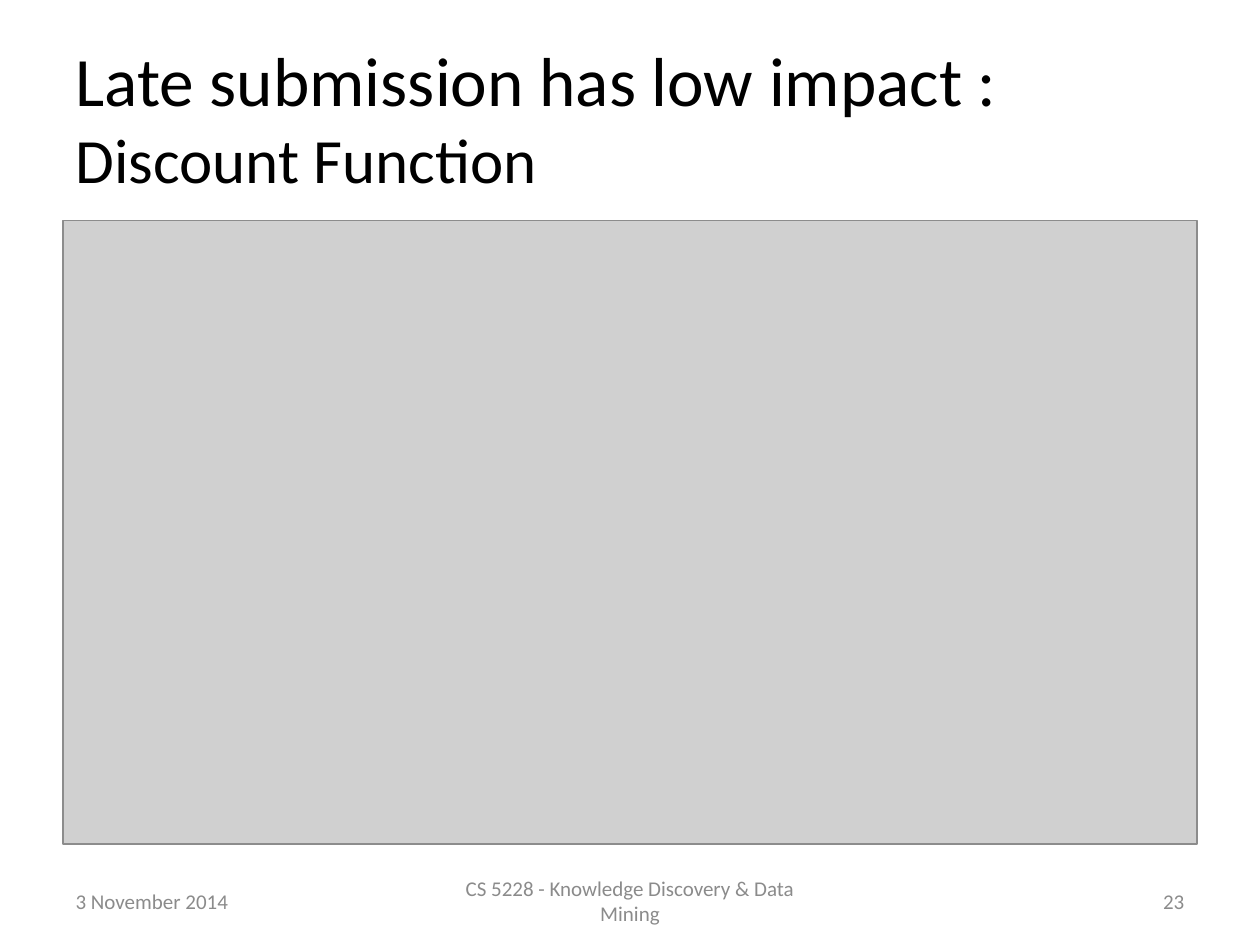
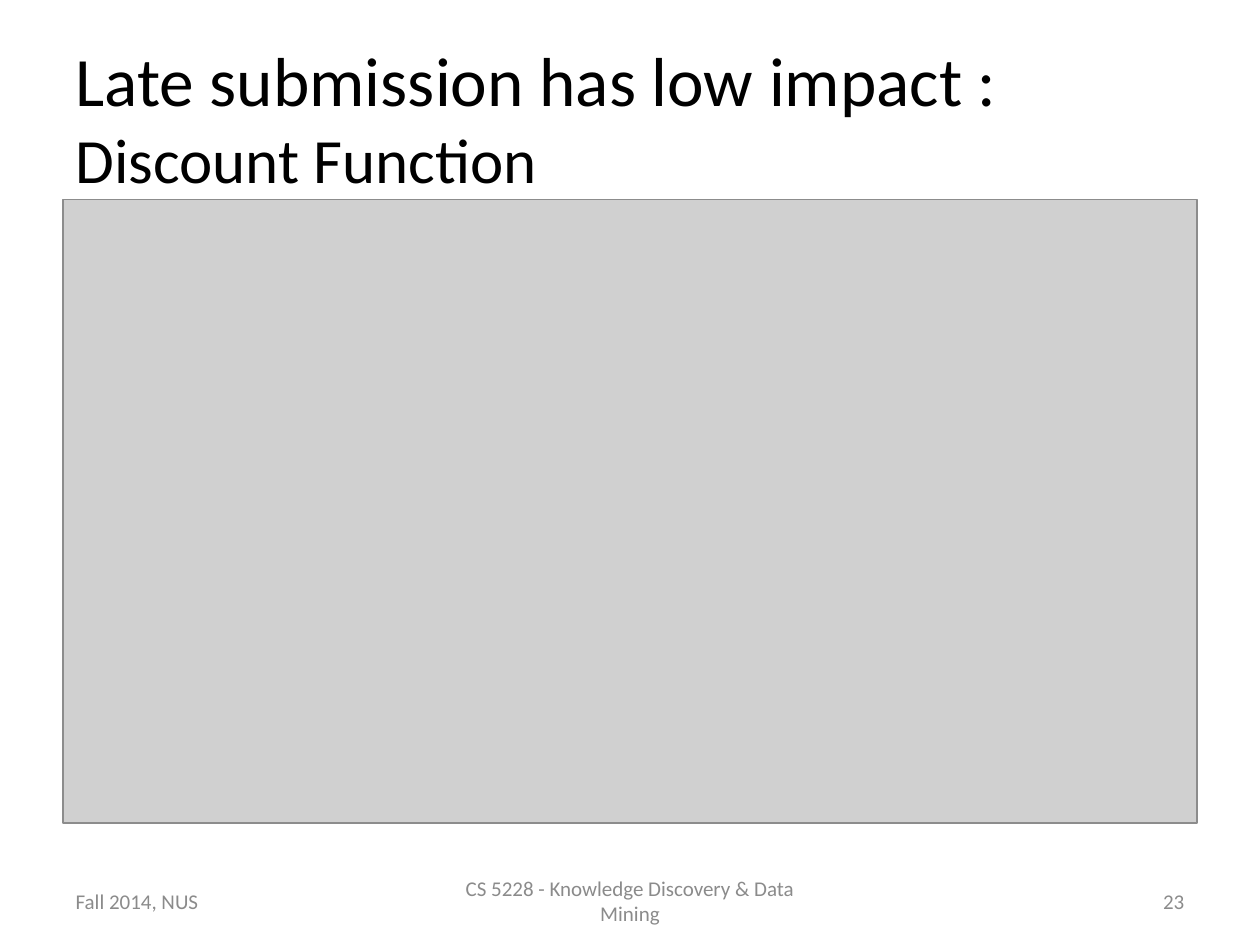
Before and after one commit to raymondhs/Panda-Delights, a slide deck: slide 23 of doc/2014_Nov_04.pptx. Drawn at 1260x945 pixels with LibreOffice and Linux fonts; fonts in the diff are those of the drawing; grey boxes stand for pictures. Boxes give left, top, right and bottom in pixels: in the first picture for what was removed or moved away, otherwise in the second. Text is boxed around its words. In the diff, an @@ line names an element or a change of style, - is before the commit and + after.

```diff
--- a/doc/2014_Nov_04.pptx
+++ b/doc/2014_Nov_04.pptx
@@ picture: place and size @@
-picture at bbox=[63, 220, 1197, 844]
+picture at bbox=[63, 199, 1197, 823]
@@ text at bbox=[76, 894, 198, 912]: text changed @@
-3 November 2014
+Fall 2014, NUS
```
Also in this commit, not shown: 26 other slides changed.
